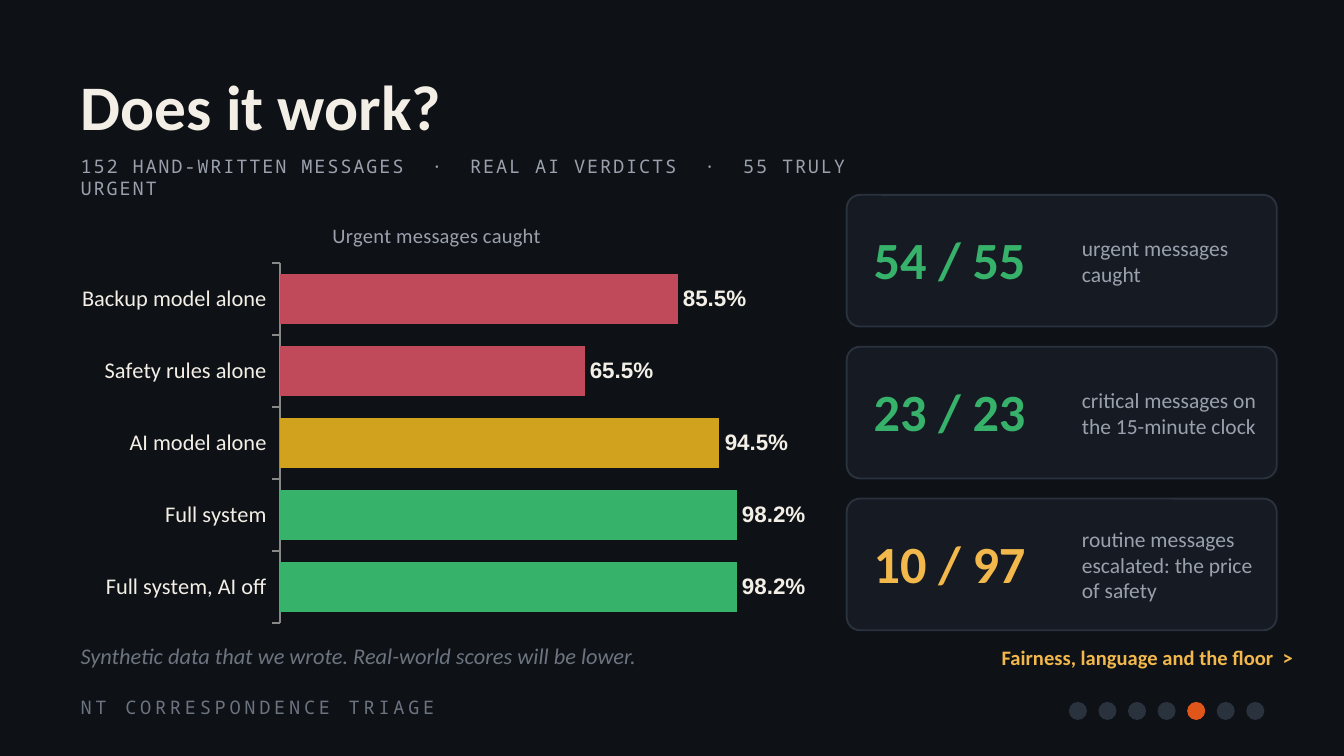
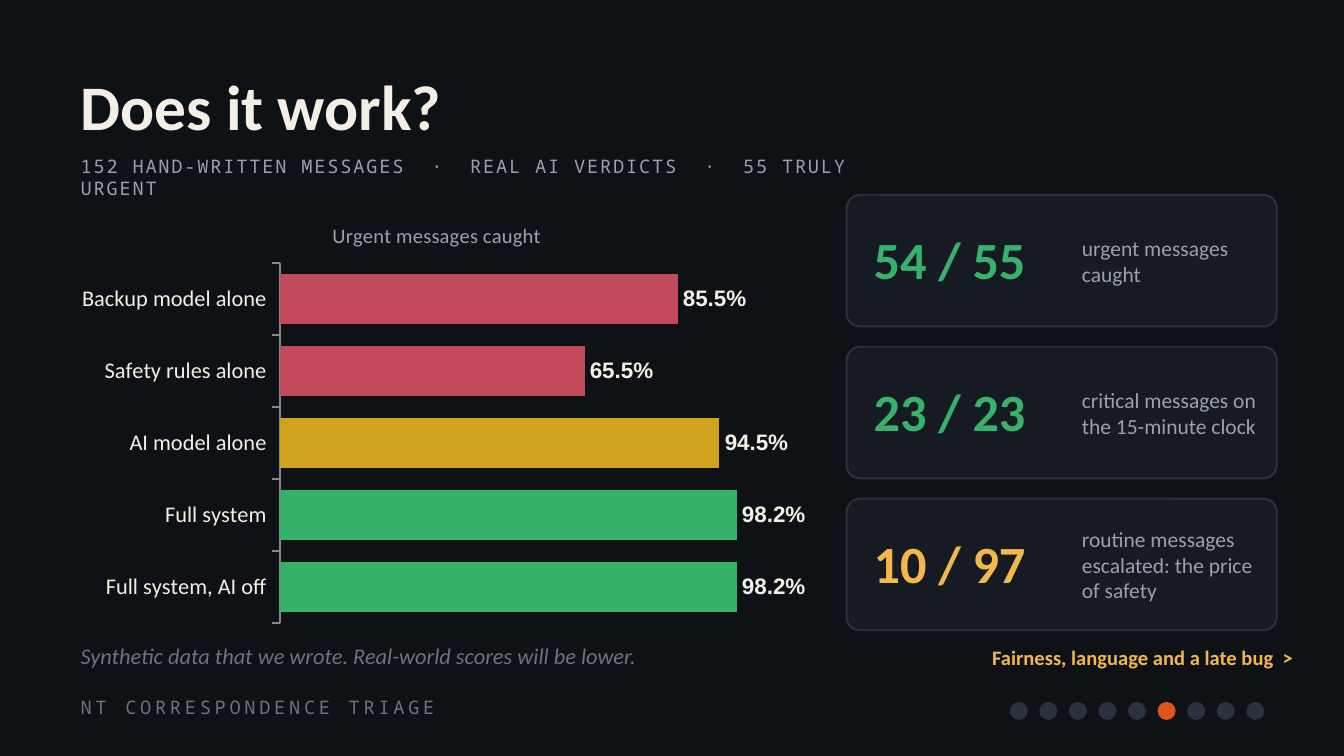
Before and after one commit to ItsMeAadityaK/NT-urgent, a slide deck: slide 6 of presentation/NT-Triage-Deck.pptx (slide 5 before the commit). Drawn at 1344x756 pixels with LibreOffice and Linux fonts; fonts in the diff are those of the drawing. Boxes give left, top, right and bottom in pixels: in the first picture for what was removed or moved away, otherwise in the second. Text is boxed around its words. In the diff, an @@ line names an element or a change of style, - is before the commit and + after.

```diff
--- a/presentation/NT-Triage-Deck.pptx
+++ b/presentation/NT-Triage-Deck.pptx
@@ text at <box>992,650,1273,669</box>: text changed @@
-Fairness, language and the floor >
+Fairness, language and a late bug >
@@ ellipse added at <box>1011,703,1027,719</box>, fill #2A323E, outline #2A323E 1 pt @@
@@ ellipse added at <box>1040,703,1056,719</box>, fill #2A323E, outline #2A323E 1 pt @@
@@ ellipse: place and size @@
-ellipse at <box>1188,703,1204,719</box>
+ellipse at <box>1159,703,1175,719</box>
@@ ellipse: place and size @@
-ellipse at <box>1159,703,1175,719</box>
+ellipse at <box>1188,703,1204,719</box>
```
Also in this commit, not shown: 7 other slides changed, 2 slides added, 1 slide removed, 17 other files.
